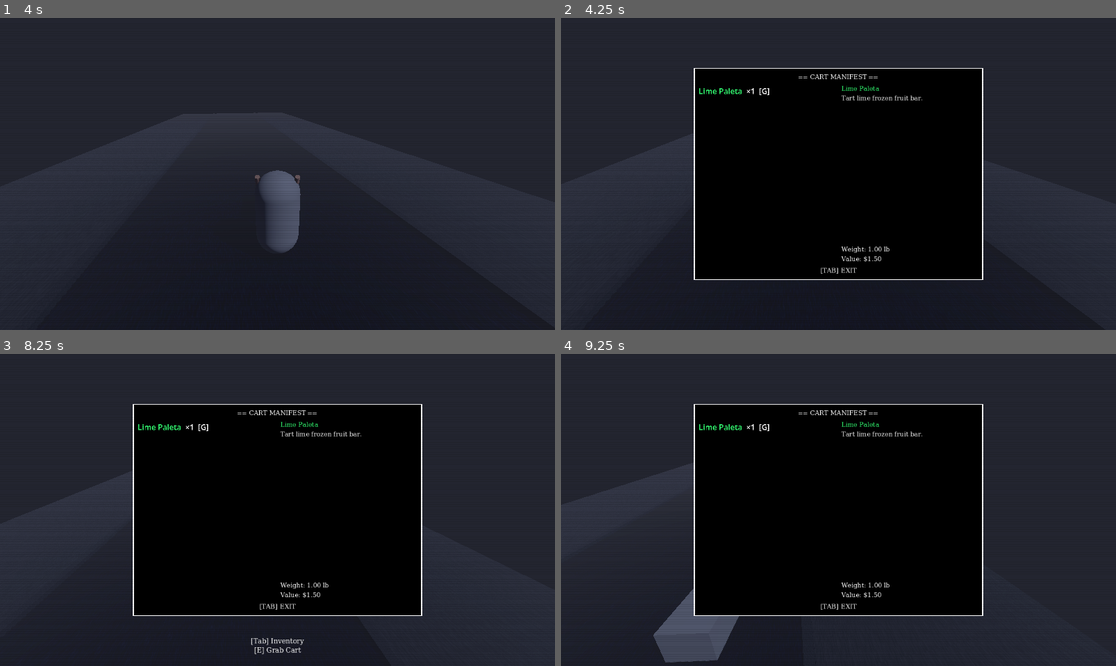
Above: before the commit, frames 1-4 (two rows, left to right).
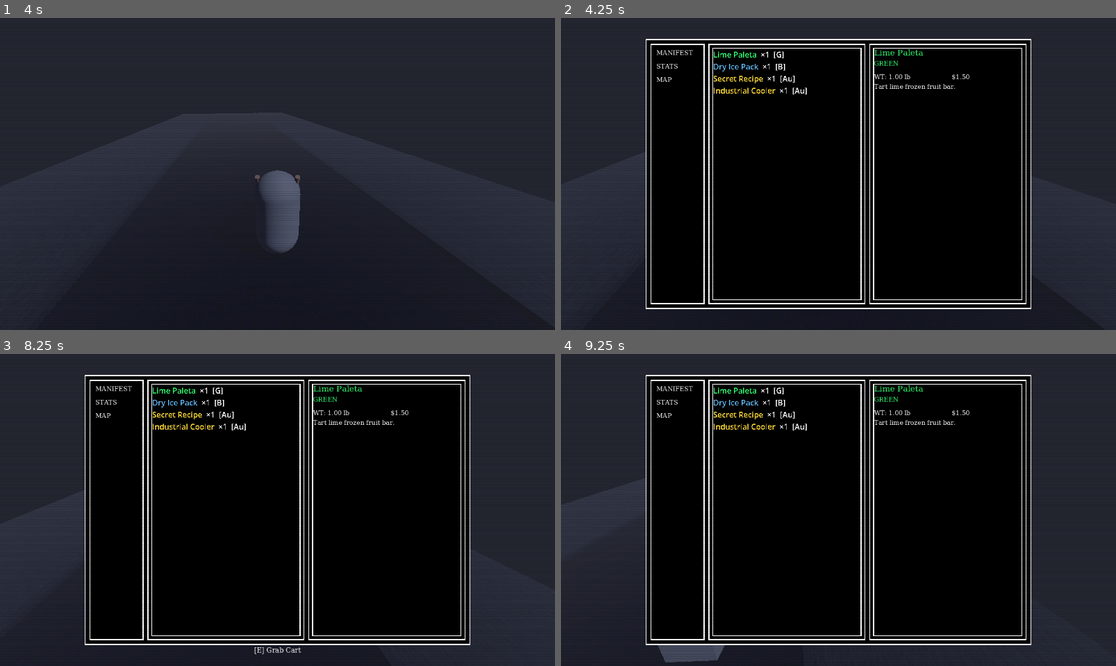
Above: after the commit, the same moments.

Repository: miles5g/paletero
Game: Godot game, scene res://world.tscn
Two runs of this game, one before a commit and one after it. Both use one fixed random seed, a clock stepped at 60 frames per second and the inputs below.
Inputs (mouse positions are in pixels of both pictures, inside the frame that each line leads up to):
- Up to frame 1 (4 s): move the mouse to (305, 174) at 0.52 s; hold Ctrl (crouch) 0.53-1.28 s; hold W (move_forward) from 0.53 s (still down); click (305, 174) at 0.67 s; tap Space (jump) at 0.77, 1.52, 2.75, 3.02, 3.77 s; move the mouse to (249, 174) at 1.27 s; tap E (interact) at 1.35, 3.6 s; click (249, 174) at 1.42 s; tap Enter at 2 s; move the mouse to (288, 167) at 2.02 s; hold Shift (sprint) 2.03-2.78 s; click (288, 167) at 2.17 s; move the mouse to (271, 180) at 2.77 s; tap Ctrl (crouch) at 2.85 s; click (271, 180) at 2.92 s; move the mouse to (316, 177) at 3.52 s; click (316, 177) at 3.67 s
- Up to frame 2 (4.25 s): keep holding W (move_forward); tap Tab (toggle_inventory) at 4.15 s
- Up to frame 3 (8.25 s): release W (move_forward) at 4.25 s; click (116, 388) at 4.25 s, where only the run after the commit has a clickable "MANIFEST"; click (116, 403) at 5 s, where only the run after the commit has a clickable "STATS"; click (116, 416) at 5.75 s, where only the run after the commit has a clickable "MAP"; tap Enter at 6.5 s; move the mouse to (233, 506) at 6.52 s; hold W (move_forward) 6.53-8.03 s; tap Shift (sprint) at 6.6 s; click (233, 506) at 6.67 s; tap Space (jump) at 6.77, 8 s; move the mouse to (283, 510) at 7.27 s; hold Ctrl (crouch) 7.28-8.03 s; click (283, 510) at 7.42 s; move the mouse to (255, 503) at 8.02 s; hold D (move_right) from 8.03 s (still down); tap E (interact) at 8.1 s; click (255, 503) at 8.17 s
- Up to frame 4 (9.25 s): tap Space (jump) at 8.27, 9.02 s; move the mouse to (866, 510) at 8.77 s; release D (move_right) at 8.78 s; hold W (move_forward) from 8.78 s (still down); hold Shift (sprint) from 8.78 s (still down); click (866, 510) at 8.92 s

Frame 1 is identical in both runs. In frame 2, 27% of the frame differs, in the area x 15-85%, y 6-94%; in frame 3, 27%; in frame 4, 27%.

Commit message:
Add MasterHUD three-pane UI and expanded starter inventory
- MasterHUD.tscn + master_hud.gd: left rail (MANIFEST/STATS/MAP), center list, right detail split 50/50
- Cart stocks Lime Paleta plus Dry Ice Pack, Secret Recipe, Industrial Cooler
- world.gd loads MasterHUD scene; annotate inv_menu as Node for typed inference
- Remove obsolete inventory_menu.gd

Co-authored-by: Cursor <cursoragent@cursor.com>

Diff:
--- /dev/null
+++ b/MasterHUD.tscn
@@ -0,0 +1,169 @@
+[gd_scene format=3 uid="uid://c6vvmckckotfc"]
+
+[ext_resource type="Script" path="res://master_hud.gd" id="1_script"]
+
+[node name="InventoryMenu" type="Panel"]
+visible = false
+anchors_preset = 8
+anchor_left = 0.5
+anchor_right = 0.5
+anchor_top = 0.5
+anchor_bottom = 0.5
+offset_left = -400.0
+offset_top = -280.0
+offset_right = 400.0
+offset_bottom = 280.0
+grow_horizontal = 2
+grow_vertical = 2
+mouse_filter = 0
+script = ExtResource("1_script")
+
+[node name="OuterMargin" type="MarginContainer" parent="."]
+layout_mode = 1
+anchors_preset = 15
+anchor_right = 1.0
+anchor_bottom = 1.0
+grow_horizontal = 2
+grow_vertical = 2
+theme_override_constants/margin_left = 10
+theme_override_constants/margin_top = 10
+theme_override_constants/margin_right = 10
+theme_override_constants/margin_bottom = 10
+
+[node name="MainContainer" type="HBoxContainer" parent="OuterMargin"]
+layout_mode = 2
+size_flags_horizontal = 3
+size_flags_vertical = 3
+theme_override_constants/separation = 8
+
+[node name="LeftRailPanel" type="Panel" parent="OuterMargin/MainContainer"]
+custom_minimum_size = Vector2(112, 0)
+layout_mode = 2
+size_flags_horizontal = 0
+size_flags_vertical = 3
+
+[node name="LeftRail" type="VBoxContainer" parent="OuterMargin/MainContainer/LeftRailPanel"]
+layout_mode = 1
+anchors_preset = 15
+anchor_right = 1.0
+anchor_bottom = 1.0
+offset_left = 8.0
+offset_top = 8.0
+offset_right = -8.0
+offset_bottom = -8.0
+grow_horizontal = 2
+grow_vertical = 2
+theme_override_constants/separation = 6
+
+[node name="BtnManifest" type="Button" parent="OuterMargin/MainContainer/LeftRailPanel/LeftRail"]
+layout_mode = 2
+text = "MANIFEST"
+flat = true
+alignment = 0
+
+[node name="BtnStats" type="Button" parent="OuterMargin/MainContainer/LeftRailPanel/LeftRail"]
+layout_mode = 2
+text = "STATS"
+flat = true
+alignment = 0
+
+[node name="BtnMap" type="Button" parent="OuterMargin/MainContainer/LeftRailPanel/LeftRail"]
+layout_mode = 2
+text = "MAP"
+flat = true
+alignment = 0
+
+[node name="CenterPanel" type="Panel" parent="OuterMargin/MainContainer"]
+layout_mode = 2
+size_flags_horizontal = 3
+size_flags_vertical = 3
+custom_minimum_size = Vector2(200, 0)
+
+[node name="CenterList" type="ScrollContainer" parent="OuterMargin/MainContainer/CenterPanel"]
+layout_mode = 1
+anchors_preset = 15
+anchor_right = 1.0
+anchor_bottom = 1.0
+offset_left = 8.0
+offset_top = 8.0
+offset_right = -8.0
+offset_bottom = -8.0
+grow_horizontal = 2
+grow_vertical = 2
+horizontal_scroll_mode = 0
+
+[node name="ItemListVBox" type="VBoxContainer" parent="OuterMargin/MainContainer/CenterPanel/CenterList"]
+layout_mode = 2
+size_flags_horizontal = 3
+theme_override_constants/separation = 2
+
+[node name="RightPanel" type="Panel" parent="OuterMargin/MainContainer"]
+layout_mode = 2
+size_flags_horizontal = 3
+size_flags_vertical = 3
+custom_minimum_size = Vector2(240, 0)
+
+[node name="RightDetail" type="VBoxContainer" parent="OuterMargin/MainContainer/RightPanel"]
+layout_mode = 1
+anchors_preset = 15
+anchor_right = 1.0
+anchor_bottom = 1.0
+offset_left = 8.0
+offset_top = 8.0
+offset_right = -8.0
+offset_bottom = -8.0
+grow_horizontal = 2
+grow_vertical = 2
+theme_override_constants/separation = 0
+
+[node name="TopHalf" type="TextureRect" parent="OuterMargin/MainContainer/RightPanel/RightDetail"]
+layout_mode = 2
+size_flags_vertical = 3
+size_flags_stretch_ratio = 1.0
+expand_mode = 1
+stretch_mode = 5
+
+[node name="BottomHalf" type="ScrollContainer" parent="OuterMargin/MainContainer/RightPanel/RightDetail"]
+layout_mode = 2
+size_flags_vertical = 3
+size_flags_stretch_ratio = 1.0
+horizontal_scroll_mode = 0
+vertical_scroll_mode = 1
+
+[node name="DetailVBox" type="VBoxContainer" parent="OuterMargin/MainContainer/RightPanel/RightDetail/BottomHalf"]
+layout_mode = 2
+size_flags_horizontal = 3
+theme_override_constants/separation = 6
+
+[node name="NameLabel" type="Label" parent="OuterMargin/MainContainer/RightPanel/RightDetail/BottomHalf/DetailVBox"]
+layout_mode = 2
+theme_override_font_sizes/font_size = 17
+text = " "
+autowrap_mode = 3
+
+[node name="RarityLabel" type="RichTextLabel" parent="OuterMargin/MainContainer/RightPanel/RightDetail/BottomHalf/DetailVBox"]
+custom_minimum_size = Vector2(0, 22)
+layout_mode = 2
+bbcode_enabled = true
+scroll_active = false
+fit_content = true
+
+[node name="StatsHBox" type="HBoxContainer" parent="OuterMargin/MainContainer/RightPanel/RightDetail/BottomHalf/DetailVBox"]
+layout_mode = 2
+theme_override_constants/separation = 16
+
+[node name="WeightLabel" type="Label" parent="OuterMargin/MainContainer/RightPanel/RightDetail/BottomHalf/DetailVBox/StatsHBox"]
+layout_mode = 2
+size_flags_horizontal = 3
+text = " "
+
+[node name="ValueLabel" type="Label" parent="OuterMargin/MainContainer/RightPanel/RightDetail/BottomHalf/DetailVBox/StatsHBox"]
+layout_mode = 2
+size_flags_horizontal = 3
+text = " "
+
+[node name="DescriptionLabel" type="Label" parent="OuterMargin/MainContainer/RightPanel/RightDetail/BottomHalf/DetailVBox"]
+layout_mode = 2
+size_flags_vertical = 3
+text = " "
+autowrap_mode = 3
--- a/cart.gd
+++ b/cart.gd
@@ -27,7 +27,7 @@
 
 func _ready() -> void:
 	add_to_group("carts")
-	_stock_initial_paleta()
+	_stock_initial_inventory()
 	_handle_zone = Area3D.new()
 	_handle_zone.name = "HandleZone"
 	_handle_zone.monitoring = true
@@ -73,7 +73,7 @@
 	inventory_list.append(new_item_resource.duplicate(true))
 
 
-func _stock_initial_paleta() -> void:
+func _stock_initial_inventory() -> void:
 	var lime := ItemResource.new()
 	lime.item_name = "Lime Paleta"
 	lime.quantity = 1
@@ -82,6 +82,33 @@
 	lime.description = "Tart lime frozen fruit bar."
 	lime.rarity = ItemResource.Rarity.GREEN
 	add_item_to_inventory(lime)
+
+	var ice := ItemResource.new()
+	ice.item_name = "Dry Ice Pack"
+	ice.quantity = 1
+	ice.weight_lbs = 5.0
+	ice.value_usd = 10.00
+	ice.description = "Keeps the cart cold. Heavy but necessary."
+	ice.rarity = ItemResource.Rarity.BLUE
+	add_item_to_inventory(ice)
+
+	var recipe := ItemResource.new()
+	recipe.item_name = "Secret Recipe"
+	recipe.quantity = 1
+	recipe.weight_lbs = 0.1
+	recipe.value_usd = 500.00
+	recipe.description = "A handwritten note with the perfect flavor ratios. Priceless."
+	recipe.rarity = ItemResource.Rarity.GOLD
+	add_item_to_inventory(recipe)
+
+	var cooler := ItemResource.new()
+	cooler.item_name = "Industrial Cooler"
+	cooler.quantity = 1
+	cooler.weight_lbs = 25.0
+	cooler.value_usd = 250.00
+	cooler.description = "A heavy-duty compressor. Makes the cart significantly heavier."
+	cooler.rarity = ItemResource.Rarity.GOLD
+	add_item_to_inventory(cooler)
 
 
 func _physics_process(delta: float) -> void:
--- a/inventory_menu.gd
+++ /dev/null
@@ -1,139 +0,0 @@
-extends Panel
-
-var _item_list: VBoxContainer
-var _detail_icon: TextureRect
-var _detail_name: Label
-var _detail_description: Label
-var _detail_weight: Label
-var _detail_value: Label
-var _cart: RigidBody3D = null
-var _entries: Array[ItemResource] = []
-
-
-func _ready() -> void:
-	_item_list = get_node("OuterMargin/MainVBox/HSplitContainer/ScrollContainer/ItemListVBox") as VBoxContainer
-	_detail_icon = get_node("OuterMargin/MainVBox/HSplitContainer/DetailsColumn/DetailIcon") as TextureRect
-	_detail_name = get_node("OuterMargin/MainVBox/HSplitContainer/DetailsColumn/DetailName") as Label
-	_detail_description = get_node("OuterMargin/MainVBox/HSplitContainer/DetailsColumn/DetailDescription") as Label
-	_detail_weight = get_node("OuterMargin/MainVBox/HSplitContainer/DetailsColumn/DetailWeight") as Label
-	_detail_value = get_node("OuterMargin/MainVBox/HSplitContainer/DetailsColumn/DetailValue") as Label
-
-
-func bind_cart(cart: RigidBody3D) -> void:
-	_cart = cart
-
-
-func refresh() -> void:
-	if _item_list == null:
-		return
-	for c in _item_list.get_children():
-		c.queue_free()
-	_entries.clear()
-	_clear_detail_panel()
-
-	if _cart == null:
-		return
-
-	var inv: Variant = _cart.get("inventory_list")
-	if inv == null:
-		return
-
-	for it in inv:
-		if it is ItemResource:
-			_entries.append(it)
-
-	var i := 0
-	for entry in _entries:
-		var row := RichTextLabel.new()
-		row.bbcode_enabled = true
-		row.scroll_active = false
-		row.autowrap_mode = TextServer.AUTOWRAP_OFF
-		row.fit_content = true
-		row.custom_minimum_size = Vector2(0, 20)
-		row.mouse_filter = Control.MOUSE_FILTER_STOP
-		row.focus_mode = Control.FOCUS_NONE
-		var name_hex := _rarity_hex(entry.rarity)
-		row.text = (
-			"[color=%s]%s[/color]  ×%d  [%s]"
-			% [name_hex, entry.item_name, entry.quantity, _rarity_abbrev(entry.rarity)]
-		)
-		var row_idx := i
-		row.gui_input.connect(func (ev: InputEvent): _handle_row_click(ev, row_idx))
-		_item_list.add_child(row)
-		i += 1
-
-	if _entries.size() > 0:
-		_select_index(0)
-
-
-func _handle_row_click(ev: InputEvent, row_idx: int) -> void:
-	if ev is InputEventMouseButton:
-		var mb := ev as InputEventMouseButton
-		if mb.pressed and mb.button_index == MOUSE_BUTTON_LEFT:
-			_select_index(row_idx)
-
-
-func _select_index(idx: int) -> void:
-	if idx < 0 or idx >= _entries.size():
-		return
-	var entry := _entries[idx]
-	_detail_name.text = entry.item_name
-	_detail_name.add_theme_color_override("font_color", _rarity_color(entry.rarity))
-	_detail_description.text = entry.description
-	_detail_description.add_theme_color_override("font_color", Color.WHITE)
-	_detail_weight.text = "Weight: %.2f lb" % entry.weight_lbs
-	_detail_weight.add_theme_color_override("font_color", Color.WHITE)
-	_detail_value.text = "Value: $%.2f" % entry.value_usd
-	_detail_value.add_theme_color_override("font_color", Color.WHITE)
-	if entry.icon != null:
-		_detail_icon.texture = entry.icon
-		_detail_icon.visible = true
-	else:
-		_detail_icon.texture = null
-		_detail_icon.visible = false
-
-
-func _clear_detail_panel() -> void:
-	if _detail_name == null:
-		return
-	_detail_name.text = ""
-	_detail_name.add_theme_color_override("font_color", Color.WHITE)
-	_detail_description.text = ""
-	_detail_description.add_theme_color_override("font_color", Color.WHITE)
-	_detail_weight.text = ""
-	_detail_weight.add_theme_color_override("font_color", Color.WHITE)
-	_detail_value.text = ""
-	_detail_value.add_theme_color_override("font_color", Color.WHITE)
-	_detail_icon.texture = null
-	_detail_icon.visible = false
-
-
-func _rarity_color(r: ItemResource.Rarity) -> Color:
-	match r:
-		ItemResource.Rarity.GREEN:
-			return Color(0.2, 1.0, 0.45)
-		ItemResource.Rarity.BLUE:
-			return Color(0.4, 0.75, 1.0)
-		ItemResource.Rarity.PURPLE:
-			return Color(0.86, 0.45, 1.0)
-		ItemResource.Rarity.GOLD:
-			return Color(1.0, 0.86, 0.22)
-	return Color.WHITE
-
-
-func _rarity_hex(r: ItemResource.Rarity) -> String:
-	return _rarity_color(r).to_html(false)
-
-
-func _rarity_abbrev(r: ItemResource.Rarity) -> String:
-	match r:
-		ItemResource.Rarity.GREEN:
-			return "G"
-		ItemResource.Rarity.BLUE:
-			return "B"
-		ItemResource.Rarity.PURPLE:
-			return "P"
-		ItemResource.Rarity.GOLD:
-			return "Au"
-		_:
-			return "?"
--- /dev/null
+++ b/master_hud.gd
@@ -0,0 +1,209 @@
+extends Panel
+
+var _item_list: VBoxContainer
+var _detail_icon: TextureRect
+var _detail_name: Label
+var _detail_rarity: RichTextLabel
+var _detail_weight: Label
+var _detail_value: Label
+var _detail_description: Label
+
+var _cart: RigidBody3D = null
+var _entries: Array[ItemResource] = []
+
+
+func _ready() -> void:
+	_apply_panel_borders()
+	_item_list = get_node("OuterMargin/MainContainer/CenterPanel/CenterList/ItemListVBox") as VBoxContainer
+	_detail_icon = get_node("OuterMargin/MainContainer/RightPanel/RightDetail/TopHalf") as TextureRect
+	_detail_name = get_node("OuterMargin/MainContainer/RightPanel/RightDetail/BottomHalf/DetailVBox/NameLabel") as Label
+	_detail_rarity = get_node("OuterMargin/MainContainer/RightPanel/RightDetail/BottomHalf/DetailVBox/RarityLabel") as RichTextLabel
+	_detail_weight = get_node(
+		"OuterMargin/MainContainer/RightPanel/RightDetail/BottomHalf/DetailVBox/StatsHBox/WeightLabel"
+	) as Label
+	_detail_value = get_node(
+		"OuterMargin/MainContainer/RightPanel/RightDetail/BottomHalf/DetailVBox/StatsHBox/ValueLabel"
+	) as Label
+	_detail_description = get_node(
+		"OuterMargin/MainContainer/RightPanel/RightDetail/BottomHalf/DetailVBox/DescriptionLabel"
+	) as Label
+	call_deferred("_deferred_typography")
+
+
+func _deferred_typography() -> void:
+	# Applied after world applies the global terminal font size so the title stays large.
+	if _detail_name:
+		_detail_name.add_theme_font_size_override("font_size", 17)
+
+
+func _panel_style() -> StyleBoxFlat:
+	var sb := StyleBoxFlat.new()
+	sb.bg_color = Color.BLACK
+	sb.set_border_width_all(2)
+	sb.border_color = Color.WHITE
+	return sb
+
+
+func _apply_panel_borders() -> void:
+	var sb := _panel_style()
+	add_theme_stylebox_override("panel", sb)
+	for path in [
+		"OuterMargin/MainContainer/LeftRailPanel",
+		"OuterMargin/MainContainer/CenterPanel",
+		"OuterMargin/MainContainer/RightPanel",
+	]:
+		var p := get_node_or_null(path) as Panel
+		if p:
+			p.add_theme_stylebox_override("panel", sb.duplicate())
+	var scroll_center := get_node_or_null("OuterMargin/MainContainer/CenterPanel/CenterList") as ScrollContainer
+	if scroll_center:
+		var sbs := sb.duplicate()
+		scroll_center.add_theme_stylebox_override("panel", sbs)
+	var scroll_bottom := get_node_or_null("OuterMargin/MainContainer/RightPanel/RightDetail/BottomHalf") as ScrollContainer
+	if scroll_bottom:
+		var sbb := sb.duplicate()
+		scroll_bottom.add_theme_stylebox_override("panel", sbb)
+
+
+func bind_cart(cart: RigidBody3D) -> void:
+	_cart = cart
+
+
+func refresh() -> void:
+	if _item_list == null:
+		return
+	for c in _item_list.get_children():
+		c.queue_free()
+	_entries.clear()
+	_clear_detail_panel()
+
+	if _cart == null:
+		return
+
+	var inv: Variant = _cart.get("inventory_list")
+	if inv == null:
+		return
+
+	for it in inv:
+		if it is ItemResource:
+			_entries.append(it)
+
+	var i := 0
+	for entry in _entries:
+		var row := RichTextLabel.new()
+		row.bbcode_enabled = true
+		row.scroll_active = false
+		row.autowrap_mode = TextServer.AUTOWRAP_OFF
+		row.fit_content = true
+		row.custom_minimum_size = Vector2(0, 20)
+		row.mouse_filter = Control.MOUSE_FILTER_STOP
+		row.focus_mode = Control.FOCUS_NONE
+		var name_hex := _rarity_hex(entry.rarity)
+		row.text = (
+			"[color=%s]%s[/color]  ×%d  [%s]"
+			% [name_hex, entry.item_name, entry.quantity, _rarity_abbrev(entry.rarity)]
+		)
+		var row_idx := i
+		row.gui_input.connect(func (ev: InputEvent): _handle_row_click(ev, row_idx))
+		_item_list.add_child(row)
+		i += 1
+
+	if _entries.size() > 0:
+		_select_index(0)
+
+
+func _handle_row_click(ev: InputEvent, row_idx: int) -> void:
+	if ev is InputEventMouseButton:
+		var mb := ev as InputEventMouseButton
+		if mb.pressed and mb.button_index == MOUSE_BUTTON_LEFT:
+			_select_index(row_idx)
+
+
+func _select_index(idx: int) -> void:
+	if idx < 0 or idx >= _entries.size():
+		return
+	var entry := _entries[idx]
+	var rc := _rarity_color(entry.rarity)
+
+	_detail_name.text = entry.item_name
+	_detail_name.add_theme_color_override("font_color", rc)
+
+	_detail_rarity.text = (
+		"[color=%s][b]%s[/b][/color]" % [rc.to_html(false), _rarity_display_string(entry.rarity)]
+	)
+
+	_detail_weight.text = "WT: %.2f lb" % entry.weight_lbs
+	_detail_weight.add_theme_color_override("font_color", Color.WHITE)
+	_detail_value.text = "$%.2f" % entry.value_usd
+	_detail_value.add_theme_color_override("font_color", Color.WHITE)
+
+	_detail_description.text = entry.description
+	_detail_description.add_theme_color_override("font_color", Color.WHITE)
+
+	if entry.icon != null:
+		_detail_icon.texture = entry.icon
+		_detail_icon.visible = true
+	else:
+		_detail_icon.texture = null
+		_detail_icon.visible = false
+
+
+func _clear_detail_panel() -> void:
+	if _detail_name == null:
+		return
+	_detail_name.text = ""
+	_detail_name.add_theme_color_override("font_color", Color.WHITE)
+	_detail_rarity.text = ""
+	_detail_rarity.add_theme_color_override("default_color", Color.WHITE)
+	_detail_weight.text = ""
+	_detail_weight.add_theme_color_override("font_color", Color.WHITE)
+	_detail_value.text = ""
+	_detail_value.add_theme_color_override("font_color", Color.WHITE)
+	_detail_description.text = ""
+	_detail_description.add_theme_color_override("font_color", Color.WHITE)
+	_detail_icon.texture = null
+	_detail_icon.visible = false
+
+
+func _rarity_display_string(r: ItemResource.Rarity) -> String:
+	match r:
+		ItemResource.Rarity.GREEN:
+			return "GREEN"
+		ItemResource.Rarity.BLUE:
+			return "BLUE"
+		ItemResource.Rarity.PURPLE:
+			return "PURPLE"
+		ItemResource.Rarity.GOLD:
+			return "GOLD"
+	return "UNKNOWN"
+
+
+func _rarity_color(r: ItemResource.Rarity) -> Color:
+	match r:
+		ItemResource.Rarity.GREEN:
+			return Color(0.2, 1.0, 0.45)
+		ItemResource.Rarity.BLUE:
+			return Color(0.4, 0.75, 1.0)
+		ItemResource.Rarity.PURPLE:
+			return Color(0.86, 0.45, 1.0)
+		ItemResource.Rarity.GOLD:
+			return Color(1.0, 0.86, 0.22)
+	return Color.WHITE
+
+
+func _rarity_hex(r: ItemResource.Rarity) -> String:
+	return _rarity_color(r).to_html(false)
+
+
+func _rarity_abbrev(r: ItemResource.Rarity) -> String:
+	match r:
+		ItemResource.Rarity.GREEN:
+			return "G"
+		ItemResource.Rarity.BLUE:
+			return "B"
+		ItemResource.Rarity.PURPLE:
+			return "P"
+		ItemResource.Rarity.GOLD:
+			return "Au"
+		_:
+			return "?"
--- a/world.gd
+++ b/world.gd
@@ -153,14 +153,6 @@
 	return fv
 
 
-func _inventory_panel_stylebox() -> StyleBoxFlat:
-	var sb := StyleBoxFlat.new()
-	sb.bg_color = Color.BLACK
-	sb.set_border_width_all(2)
-	sb.border_color = Color.WHITE
-	return sb
-
-
 func _apply_terminal_theme_to_node(node: Node, font: Font, font_size: int) -> void:
 	if node is Label:
 		var lab := node as Label
@@ -172,7 +164,13 @@
 		rt.add_theme_font_override("normal_font", font)
 		rt.add_theme_font_override("bold_font", font)
 		rt.add_theme_font_size_override("normal_font_size", font_size)
+		rt.add_theme_font_size_override("bold_font_size", font_size)
 		rt.add_theme_color_override("default_color", Color.WHITE)
+	elif node is Button:
+		var b := node as Button
+		b.add_theme_font_override("font", font)
+		b.add_theme_font_size_override("font_size", font_size)
+		b.add_theme_color_override("font_color", Color.WHITE)
 	for c in node.get_children():
 		_apply_terminal_theme_to_node(c, font, font_size)
 
@@ -193,129 +191,6 @@
 	for c in box.get_children():
 		if c is Control:
 			(c as Control).visible = v
-
-
-func _create_inventory_menu() -> Panel:
-	var panel := Panel.new()
-	panel.name = "InventoryMenu"
-	panel.visible = false
-	panel.anchor_left = 0.5
-	panel.anchor_right = 0.5
-	panel.anchor_top = 0.5
-	panel.anchor_bottom = 0.5
-	panel.offset_left = -300.0
-	panel.offset_top = -220.0
-	panel.offset_right = 300.0
-	panel.offset_bottom = 220.0
-	panel.grow_horizontal = Control.GROW_DIRECTION_BOTH
-	panel.grow_vertical = Control.GROW_DIRECTION_BOTH
-	panel.add_theme_stylebox_override("panel", _inventory_panel_stylebox())
-
-	var term_font := _make_terminal_font()
-	const FONT_SZ := 13
-
-	var outer := MarginContainer.new()
-	outer.name = "OuterMargin"
-	outer.set_anchors_preset(Control.PRESET_FULL_RECT)
-	outer.add_theme_constant_override("margin_left", 10)
-	outer.add_theme_constant_override("margin_top", 10)
-	outer.add_theme_constant_override("margin_right", 10)
-	outer.add_theme_constant_override("margin_bottom", 10)
-	panel.add_child(outer)
-
-	var main_v := VBoxContainer.new()
-	main_v.name = "MainVBox"
-	main_v.set_anchors_preset(Control.PRESET_FULL_RECT)
-	main_v.add_theme_constant_override("separation", 6)
-	outer.add_child(main_v)
-
-	var header_wrap := MarginContainer.new()
-	header_wrap.name = "HeaderMargin"
-	header_wrap.add_theme_constant_override("margin_left", 4)
-	header_wrap.add_theme_constant_override("margin_right", 4)
-	header_wrap.add_theme_constant_override("margin_top", 2)
-	header_wrap.add_theme_constant_override("margin_bottom", 4)
-
-	var header := Label.new()
-	header.name = "HeaderBar"
-	header.text = "== CART MANIFEST =="
-	header.horizontal_alignment = HORIZONTAL_ALIGNMENT_CENTER
-	header.vertical_alignment = VERTICAL_ALIGNMENT_CENTER
-	header_wrap.add_child(header)
-	main_v.add_child(header_wrap)
-
-	var hsplit := HSplitContainer.new()
-	hsplit.name = "HSplitContainer"
-	hsplit.size_flags_vertical = Control.SIZE_EXPAND_FILL
-	hsplit.custom_minimum_size = Vector2(0, 120)
-
-	var scroll := ScrollContainer.new()
-	scroll.name = "ScrollContainer"
-	scroll.size_flags_horizontal = Control.SIZE_EXPAND_FILL
-	scroll.custom_minimum_size = Vector2(210, 0)
-	var scroll_bg := StyleBoxFlat.new()
-	scroll_bg.bg_color = Color.BLACK
-	scroll.add_theme_stylebox_override("panel", scroll_bg)
-
-	var item_vbox := VBoxContainer.new()
-	item_vbox.name = "ItemListVBox"
-	item_vbox.add_theme_constant_override("separation", 2)
-	scroll.add_child(item_vbox)
-	hsplit.add_child(scroll)
-
-	var right_col := VBoxContainer.new()
-	right_col.name = "DetailsColumn"
-	right_col.size_flags_horizontal = Control.SIZE_EXPAND_FILL
-	right_col.add_theme_constant_override("separation", 6)
-
-	var icon := TextureRect.new()
-	icon.name = "DetailIcon"
-	icon.custom_minimum_size = Vector2(112, 112)
-	icon.expand_mode = TextureRect.EXPAND_IGNORE_SIZE
-	icon.stretch_mode = TextureRect.STRETCH_KEEP_ASPECT_CENTERED
-
-	var name_lbl := Label.new()
-	name_lbl.name = "DetailName"
-	name_lbl.autowrap_mode = TextServer.AUTOWRAP_WORD_SMART
-
-	var desc_lbl := Label.new()
-	desc_lbl.name = "DetailDescription"
-	desc_lbl.autowrap_mode = TextServer.AUTOWRAP_WORD_SMART
-	desc_lbl.size_flags_vertical = Control.SIZE_EXPAND_FILL
-
-	var weight_lbl := Label.new()
-	weight_lbl.name = "DetailWeight"
-
-	var value_lbl := Label.new()
-	value_lbl.name = "DetailValue"
-
-	right_col.add_child(icon)
-	right_col.add_child(name_lbl)
-	right_col.add_child(desc_lbl)
-	right_col.add_child(weight_lbl)
-	right_col.add_child(value_lbl)
-	hsplit.add_child(right_col)
-	main_v.add_child(hsplit)
-
-	var footer_wrap := MarginContainer.new()
-	footer_wrap.name = "FooterMargin"
-	footer_wrap.add_theme_constant_override("margin_left", 4)
-	footer_wrap.add_theme_constant_override("margin_right", 4)
-	footer_wrap.add_theme_constant_override("margin_top", 4)
-	footer_wrap.add_theme_constant_override("margin_bottom", 2)
-
-	var footer := Label.new()
-	footer.name = "FooterBar"
-	footer.text = "[TAB] EXIT"
-	footer.horizontal_alignment = HORIZONTAL_ALIGNMENT_CENTER
-	footer.vertical_alignment = VERTICAL_ALIGNMENT_CENTER
-	footer_wrap.add_child(footer)
-	main_v.add_child(footer_wrap)
-
-	_apply_terminal_theme_to_node(panel, term_font, FONT_SZ)
-
-	panel.set_script(load("res://inventory_menu.gd"))
-	return panel
 
 
 func _ready() -> void:
@@ -350,8 +225,10 @@
 	prompt_box.add_child(interaction_label)
 	hud.add_child(prompt_box)
 
-	var inv_menu := _create_inventory_menu()
+	var inv_menu: Node = load("res://MasterHUD.tscn").instantiate()
 	hud.add_child(inv_menu)
+	var term_inv_font := _make_terminal_font()
+	_apply_terminal_theme_to_node(inv_menu, term_inv_font, 13)
 
 	var scan := ColorRect.new()
 	scan.name = "ScanlineOverlay"
Not shown, removed: inventory_menu.gd.uid
Not shown, added: master_hud.gd.uid
